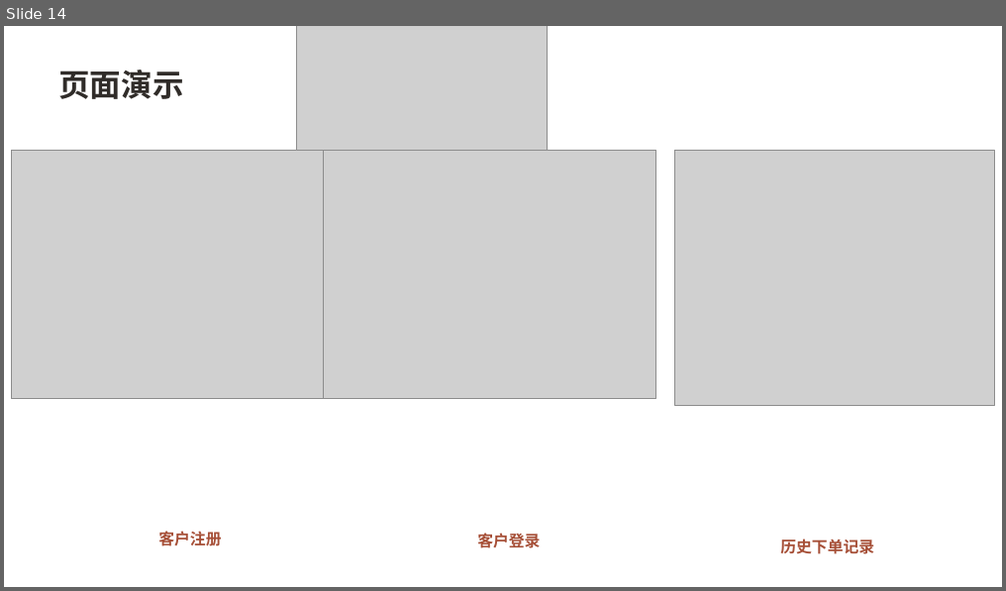
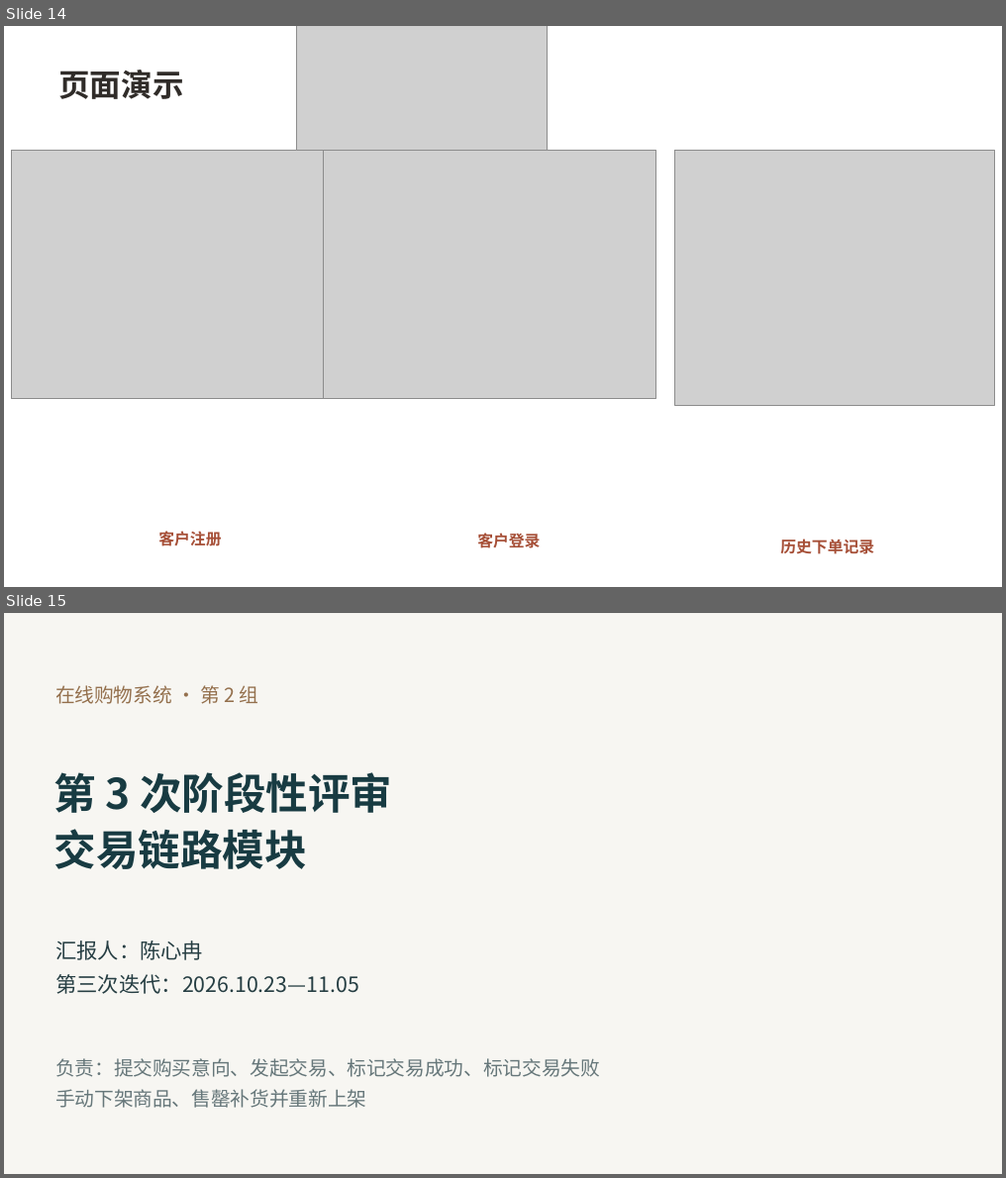
Before and after one commit to hds556/se-course-project, a slide deck: ppt/第三次阶段性评审-在线购物系统.pptx. Shown one above the other, each under a label of ours: slide 14 before the commit, slides 14 and 15 after it. The pictures are 1006x591 and 1006x1178 pixels, drawn with LibreOffice and Linux fonts; fonts in the diff are those of the drawing; grey boxes stand for pictures. Boxes give left, top, right and bottom in pixels: in the first picture for what was removed or moved away, otherwise in the second. Text is boxed around its words. In the diff, an @@ line names an element or a change of style, - is before the commit and + after.

Commit message:
更新第三次阶段性评审PPT

```diff
--- a/ppt/第三次阶段性评审-在线购物系统.pptx
+++ b/ppt/第三次阶段性评审-在线购物系统.pptx
@@ slide 15 added at (4, 613, 1002, 1174), background #FFFFFF @@
@@ rectangle added at (4, 613, 1002, 1173), fill #F7F6F2 @@
@@ text added at (55, 685, 259, 704), 14.1 pt, text #94704D @@
+在线购物系统 · 第 2 组
@@ text added at (54, 772, 392, 869), 30.4 pt, text #183B42, bold @@
+第 3 次阶段性评审
+交易链路模块
@@ text added at (55, 941, 359, 994), 15.2 pt, text #263E43 @@
+汇报人：陈心冉
+第三次迭代：2026.10.23—11.05
@@ text added at (55, 1059, 600, 1108), 14.1 pt, text #66777A @@
+负责：提交购买意向、发起交易、标记交易成功、标记交易失败
+手动下架商品、售罄补货并重新上架
```
Also in this commit, not shown: 6 other slides added, 1 slide removed.
